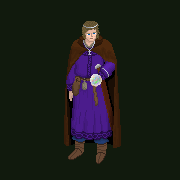
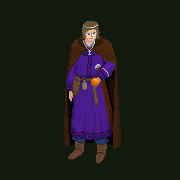
Layers edited between the first and the second w=180, h=180 image:
painted on "orb" over [90, 74, 102, 86]
painted on "Background" over [91, 77, 97, 87]
